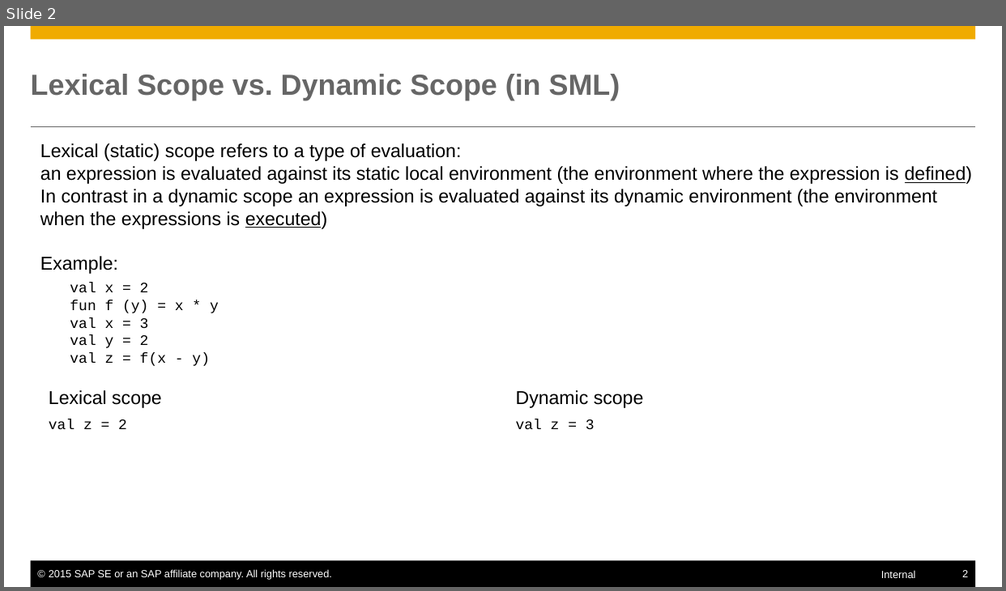
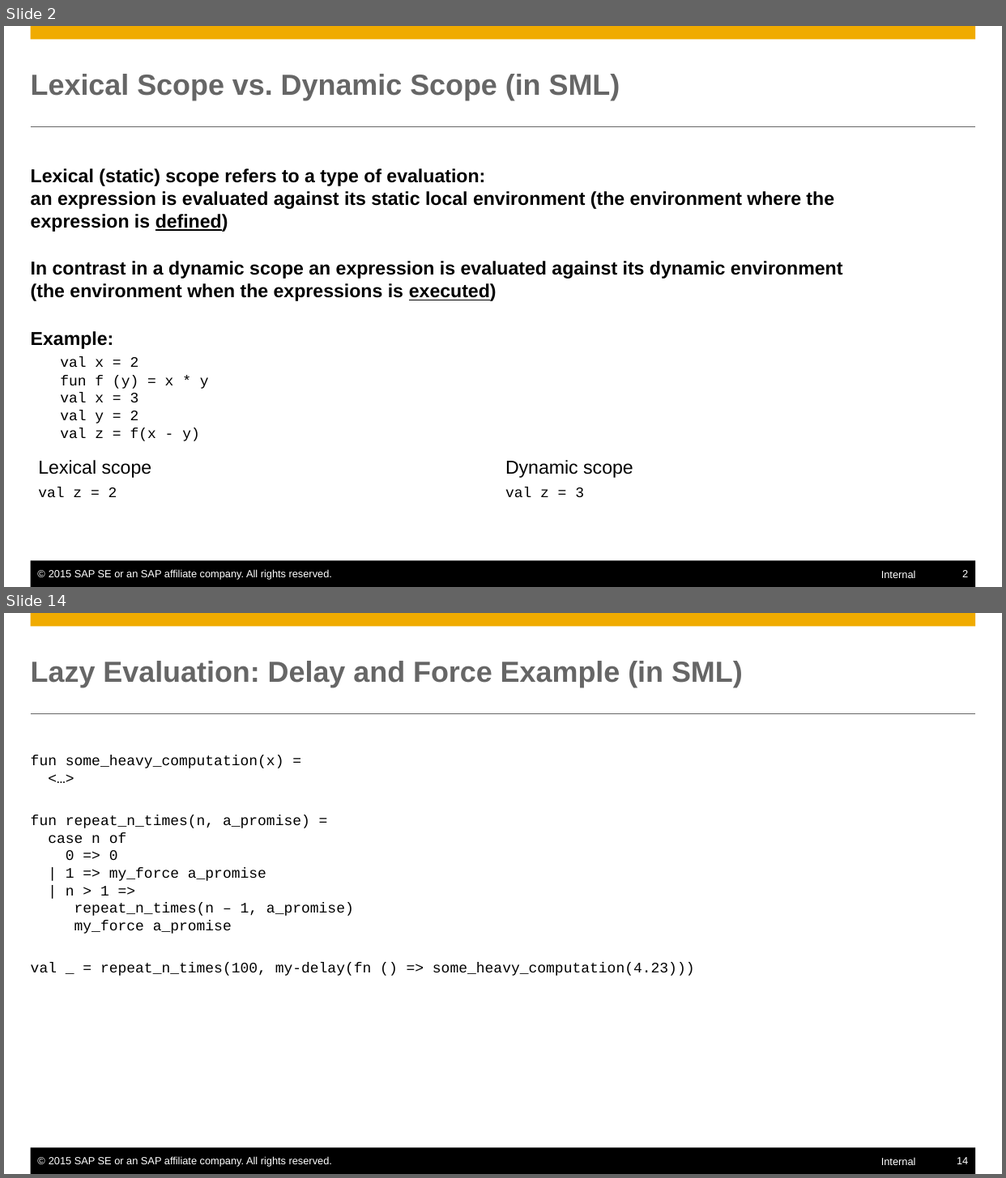
Before and after one commit to mxpang/jerryslide, a slide deck: training/ProgrammingLanguage/001_closure.pptx. Shown one above the other, each under a label of ours: slide 2 before the commit, slides 2 and 14 after it; the slides between them are not shown. The pictures are 1006x591 and 1006x1178 pixels, drawn with LibreOffice and Linux fonts; fonts in the diff are those of the drawing. Boxes give left, top, right and bottom in pixels: in the first picture for what was removed or moved away, otherwise in the second. Text is boxed around its words. In the diff, an @@ line names an element or a change of style, - is before the commit and + after.

```diff
--- a/training/ProgrammingLanguage/001_closure.pptx
+++ b/training/ProgrammingLanguage/001_closure.pptx
@@ slide 14 added at [4, 613, 1002, 1174], background #FFFFFF; not listed: 6 template elements that a slide beside it also shows @@
@@ title added at [31, 661, 743, 688], 28 pt, text #666666, bold @@
+Lazy Evaluation: Delay and Force Example (in SML)
@@ text added at [31, 756, 695, 976], 14 pt, text #000000 @@
+fun some_heavy_computation(x) =
+<…>
+fun repeat_n_times(n, a_promise) =
+case n of
+0 => 0
+| 1 => my_force a_promise
+| n > 1 =>
+repeat_n_times(n – 1, a_promise)
+my_force a_promise
+val _ = repeat_n_times(100, my-delay(fn () => some_heavy_computation(4.23)))
@@ slide 2 changed as well @@
@@ text "Lexical (static) scope refers to ...": place and size @@
-text "Lexical (static) scope refers to ..." at [40, 143, 972, 366]
+text "Lexical (static) scope refers to ..." at [31, 169, 842, 442]
@@ text "Lexical (static) scope refers to ..." at [31, 169, 842, 442]: bold on in "Lexical (static) scope refers to a type ...", "In contrast in a dynamic scope an ...", "Example:"; more space between paragraphs @@
@@ table: place and size @@
-table at [40, 383, 974, 445]
+table at [31, 454, 965, 515]
```
Also in this commit, not shown: 17 other slides added, 6 other files.
